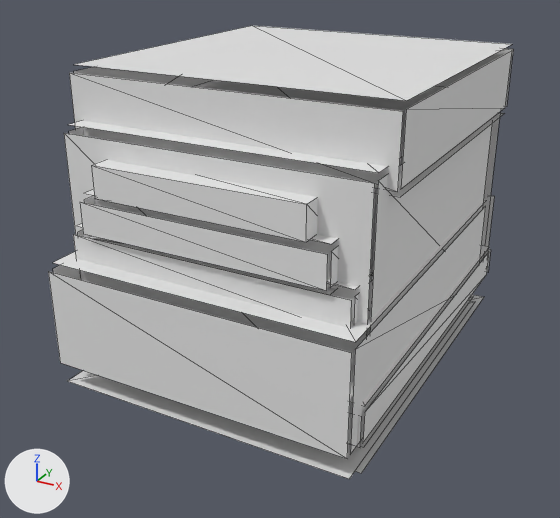
The OBJ model tools/armor_src/models/entity/quarantine/boots_leg_l.obj: old version first, new version second.
The view is the same before and after, from a camera (50 mm lens) standing at (0.479, -0.711, 0.405) and looking at (0.119, -0.056, 0.078). Arrows for +X, +Y and +Z are at lower left; the lights stay in place. The first picture is the older version. Mesh edges are drawn as thin lines. Where no turn or scale is listed for an object, it has been applied to the vertices.

The scene before the commit, as lines of its bpy script (objects in view):
```python
me_boots_leg_l = bpy.data.meshes.new('boots_leg_l')
me_boots_leg_l.from_pydata(...)  # 152 vertices, 84 faces; spans x -0.041..0.284, y -0.231..0.188, z -0.031..0.281
ob_boots_leg_l = bpy.data.objects.new('boots_leg_l', me_boots_leg_l)
ob_boots_leg_l.location = (0.0, 0.0, 0.0)
```
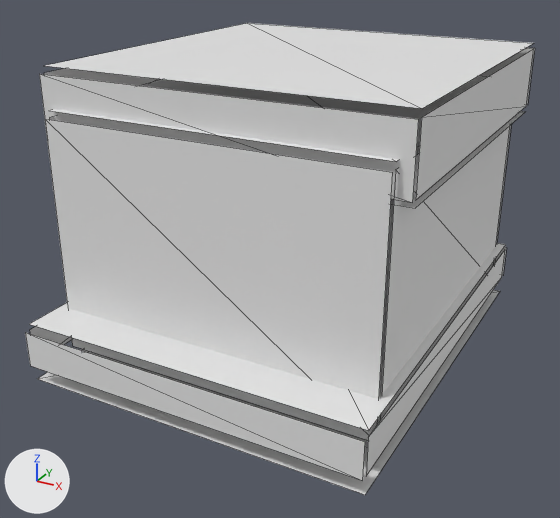
Boxes [x1, y1, x2, y2] around the edits, measured in the pictures (560 x 518 px):
'boots_leg_l', reshaped (10% wider): before [48, 26, 513, 479]; after [25, 23, 535, 495]
part 1 of me_boots_leg_l, rebuilt (12% wider, 15% taller): before [64, 133, 375, 413]; after [45, 119, 393, 440]
part 2 of me_boots_leg_l, rebuilt (mostly hidden afterwards): before [479, 117, 500, 264]; after [389, 125, 511, 266]
part 3 of me_boots_leg_l, rebuilt: before [68, 80, 445, 173]; after [49, 75, 488, 162]
part 4 of me_boots_leg_l, rebuilt: before [360, 296, 473, 447]; after [38, 290, 500, 495]
part 5 of me_boots_leg_l, rebuilt (11% wider, 14% taller): before [74, 26, 512, 101]; after [45, 23, 533, 109]
part 6 of me_boots_leg_l, rebuilt: before [374, 112, 504, 197]; after [391, 111, 525, 208]
part 7 of me_boots_leg_l, rebuilt: before [483, 196, 494, 259]; after [495, 247, 507, 276]
part 8 of me_boots_leg_l, rebuilt (mostly hidden afterwards): before [68, 301, 475, 479]; after [83, 350, 380, 447]
part 9 of me_boots_leg_l, rebuilt: before [350, 245, 490, 406]; after [30, 225, 505, 431]
part 10 of me_boots_leg_l, deleted: before [48, 48, 513, 473]
part 11 of me_boots_leg_l, built on: before [53, 206, 489, 455]; after [25, 48, 535, 481]

The change in detail:
me_boots_leg_l is used by ob_boots_leg_l; location (0.0, 0.0, 0.0).
me_boots_leg_l had 152 vertices, 84 faces and spanned x -0.041..0.284, y -0.231..0.188, z -0.031..0.281.
me_boots_leg_l now has 72 vertices, 36 faces and spans x -0.059..0.303, y -0.25..0.188, z -0.019..0.281.
me_boots_leg_l part 1: the loose piece of 4 vertices spanning x -0.031..0.275, y -0.194, z 0.0..0.225 is rebuilt with 4 vertices and now spans x -0.047..0.291, y -0.2, z 0.0..0.238.
me_boots_leg_l part 2: the loose piece of 4 vertices spanning x -0.031..0.275, y 0.181, z 0.0..0.225 is rebuilt with 4 vertices and now spans x -0.047..0.291, y 0.175, z 0.0..0.237.
me_boots_leg_l part 3: the loose piece of 4 vertices spanning x -0.031..0.275, y -0.187..0.15, z 0.231 is rebuilt with 4 vertices and now spans x -0.047..0.291, y -0.194..0.169, z 0.244.
me_boots_leg_l part 4: the loose piece of 4 vertices spanning x -0.031..0.275, y -0.188..0.15, z -0.019 is rebuilt with 4 vertices and now spans x -0.056..0.3, y -0.244..0.181, z -0.019.
me_boots_leg_l part 5: the loose piece of 4 vertices spanning x -0.041..0.284, y -0.162..0.163, z 0.281 is rebuilt with 4 vertices and now spans x -0.059..0.303, y -0.181..0.181, z 0.281.
me_boots_leg_l part 6: the loose piece of 4 vertices spanning x -0.041..0.284, y -0.162..0.163, z 0.206 is rebuilt with 4 vertices and now spans x -0.059..0.303, y -0.181..0.181, z 0.206.
me_boots_leg_l part 7: the loose piece of 4 vertices spanning x -0.034..0.278, y 0.188, z 0.0..0.1 is rebuilt with 4 vertices and now spans x -0.056..0.3, y 0.188, z 0.0..0.037.
me_boots_leg_l part 8: the loose piece of 4 vertices spanning x -0.034..0.278, y -0.225..0.15, z -0.025 is rebuilt with 4 vertices and now spans x -0.047..0.291, y -0.194..0.169, z -0.013..-0.012.
me_boots_leg_l part 9: the loose piece of 4 vertices spanning x -0.038..0.281, y -0.206..0.181, z 0.037..0.038 is rebuilt with 4 vertices and now spans x -0.056..0.3, y -0.244..0.181, z 0.044.
me_boots_leg_l part 10: 24 loose pieces with 100 vertices, spanning x -0.041..0.284, y -0.231..0.188, z -0.031..0.275, are deleted.
Part 11, on me_boots_leg_l:
16 vertices are removed from x -0.038..0.281, y -0.225..0.181, z 0.0..0.1.
8 faces are deleted.
36 vertices are added at x -0.059..0.303, y -0.25..0.188, z 0.0..0.275.
18 new faces join them.
